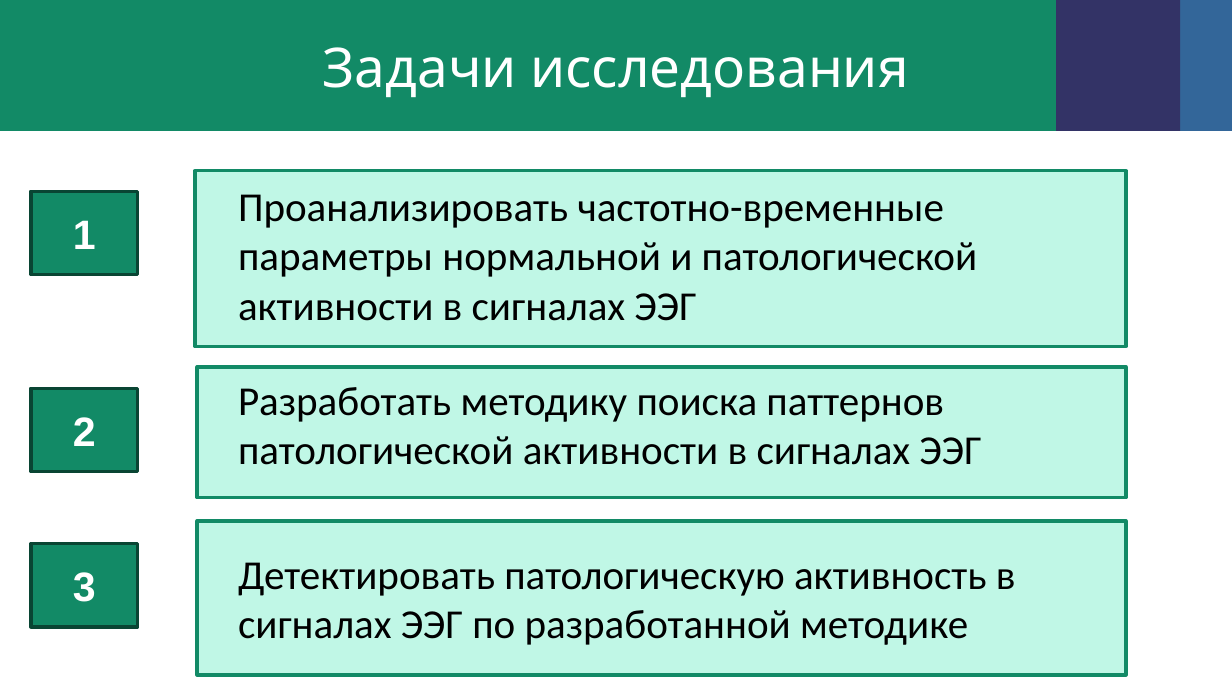
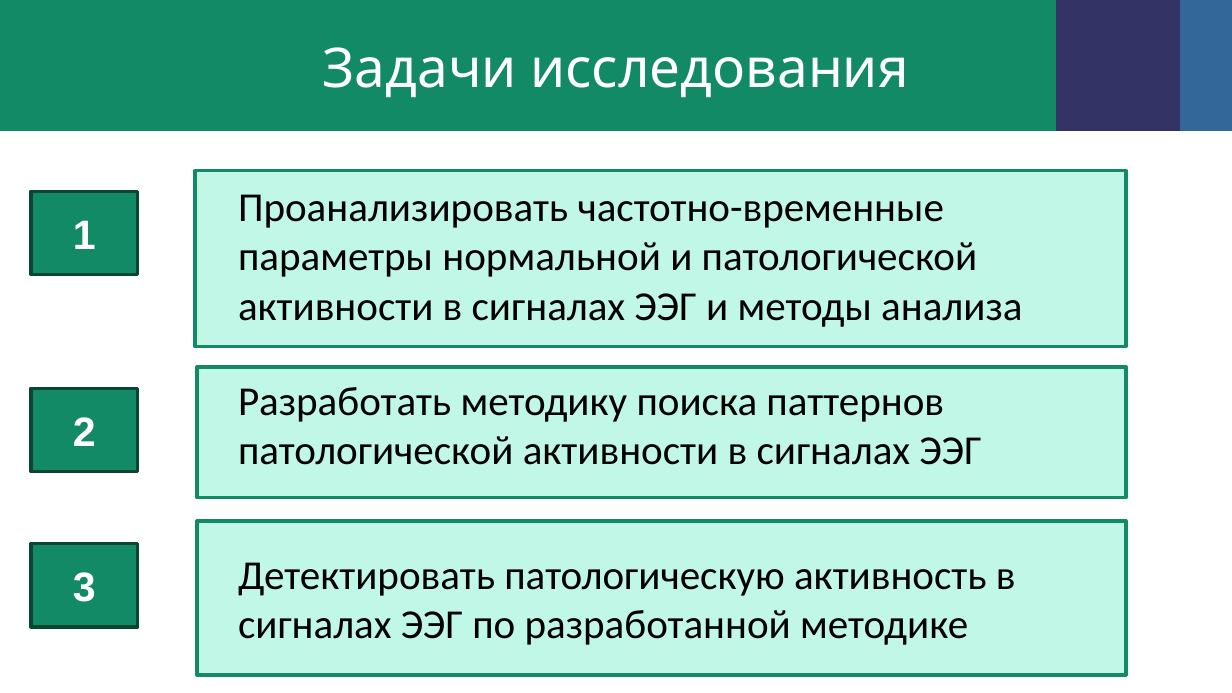
Before and after one commit to dina586/essay_eng, a slide deck: slide 5 of презентация.pptx (slide 4 before the commit). Drawn at 1232x693 pixels with LibreOffice and Linux fonts; fonts in the diff are those of the drawing; background and template pictures are left out. Boxes give left, top, right and bottom in pixels: in the first picture for what was removed or moved away, otherwise in the second. Text is boxed around its words. In the diff, an @@ line names an element or a change of style, - is before the commit and + after.

```diff
--- a/презентация.pptx
+++ b/презентация.pptx
@@ text at [238,194,1022,327]: text changed @@
-Проанализировать частотно-временные параметры нормальной и патологической активности в сигналах ЭЭГ
+Проанализировать частотно-временные параметры нормальной и патологической активности в сигналах ЭЭГ и методы анализа
```
Also in this commit, not shown: 1 other slide changed, 13 slides added, 2 slides removed, 21 other files.
